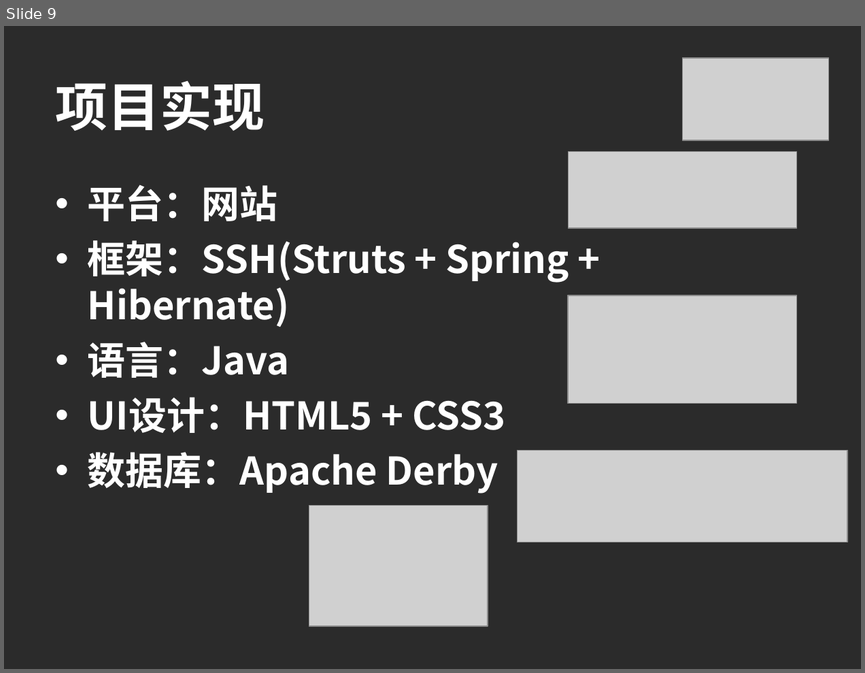
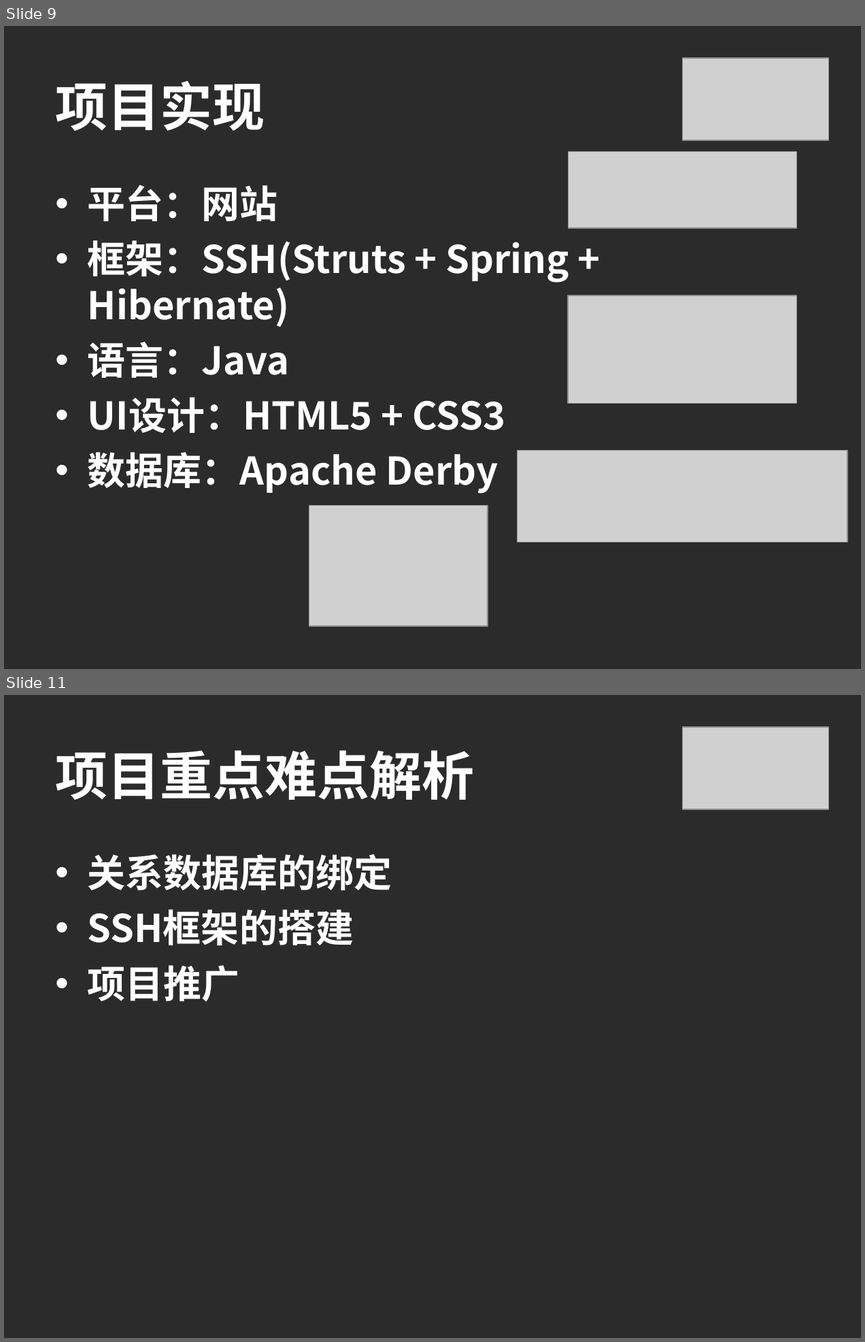
Before and after one commit to lijiancheng0614/UChange_J2EE_SSH, a slide deck: UChange_J2EE.ppt. Shown one above the other, each under a label of ours: slide 9 before the commit, slides 9 and 11 after it; the slides between them are not shown. The pictures are 865x673 and 865x1342 pixels, drawn with LibreOffice and Linux fonts; fonts in the diff are those of the drawing; grey boxes stand for pictures; background and template pictures are left out; a plain dark background stands for a picture behind light text. Boxes give left, top, right and bottom in pixels: in the first picture for what was removed or moved away, otherwise in the second. Text is boxed around its words. In the diff, an @@ line names an element or a change of style, - is before the commit and + after.

```diff
--- a/UChange_J2EE.ppt
+++ b/UChange_J2EE.ppt
@@ slide 11 added at [4,695,861,1338], background picture (left out) @@
@@ picture added at [683,727,829,809] @@
@@ title added at [56,750,475,800], 44 pt, text #FFFFFF, bold @@
+项目重点难点解析
@@ text added at [88,854,392,1002], 32 pt, text #FFFFFF, bold @@
+• 关系数据库的绑定
+• SSH框架的搭建
+• 项目推广
```
Also in this commit, not shown: 1 other slide added.
